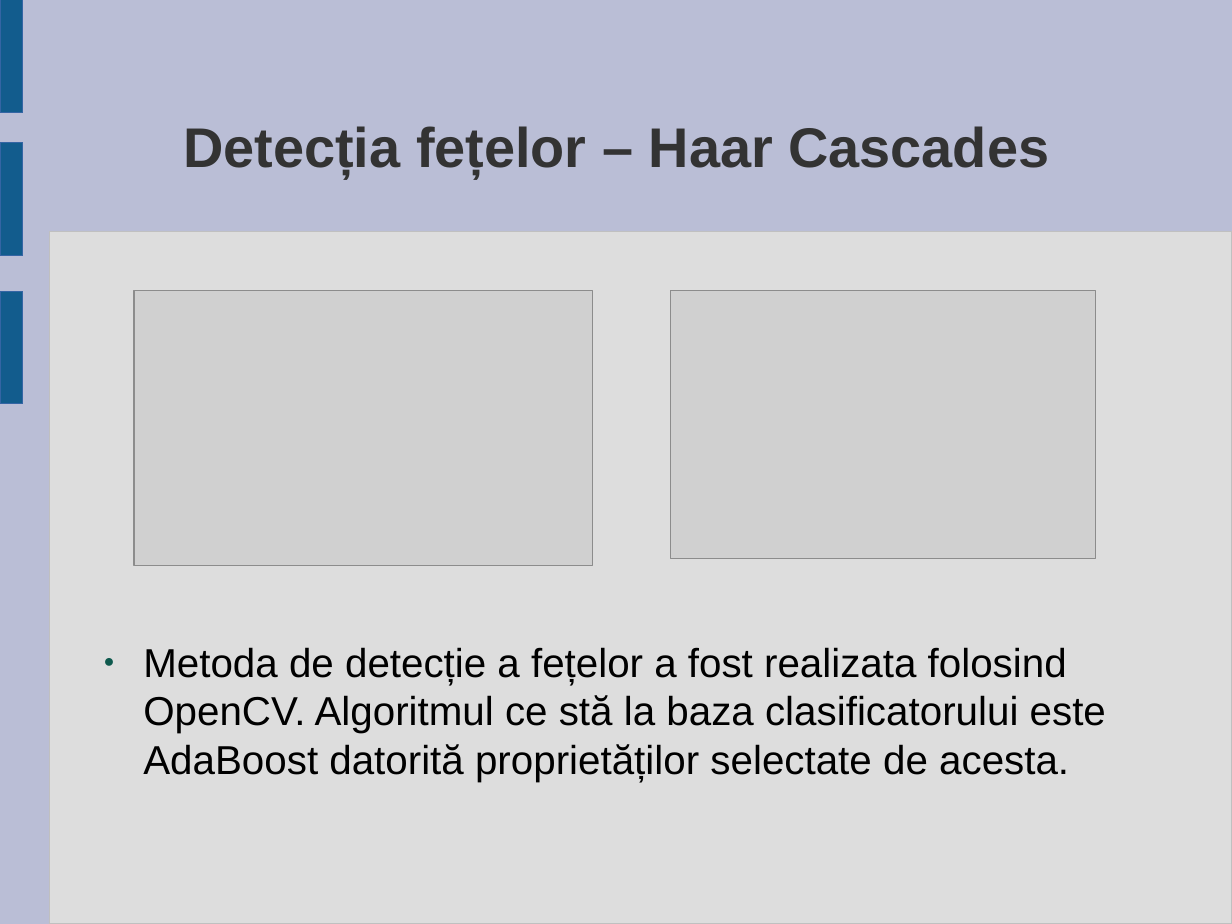
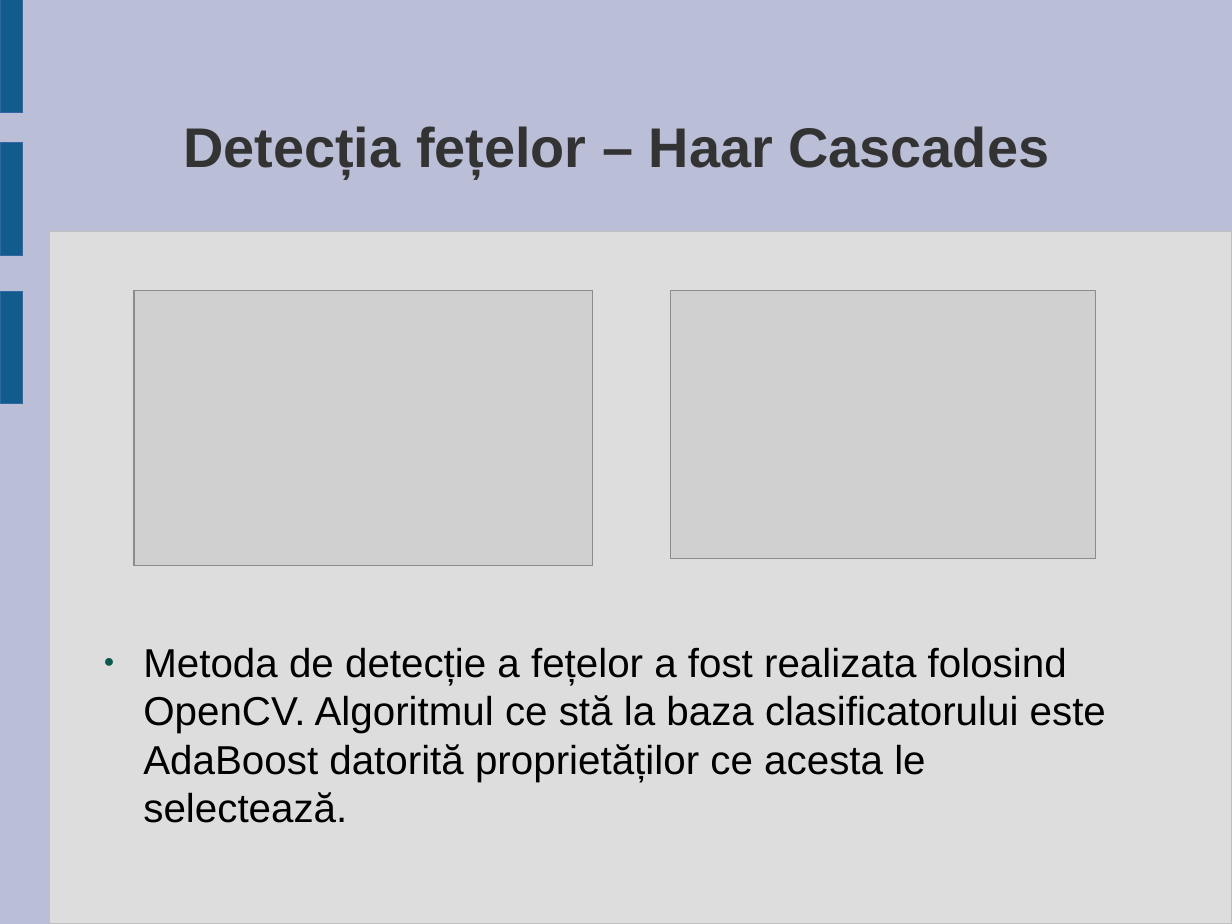
Before and after one commit to andreiherdes/licenta, a slide deck: slide 11 of Licenta2018HerdesAndrei/licenta-prezentare.odp (slide 13 before the commit). Drawn at 1232x924 pixels with LibreOffice and Linux fonts; fonts in the diff are those of the drawing; grey boxes stand for pictures. Boxes give left, top, right and bottom in pixels: in the first picture for what was removed or moved away, otherwise in the second. Text is boxed around its words. In the diff, an @@ line names an element or a change of style, - is before the commit and + after.

Commit message:
Updated the presentation

```diff
--- a/Licenta2018HerdesAndrei/licenta-prezentare.odp
+++ b/Licenta2018HerdesAndrei/licenta-prezentare.odp
@@ text at box(143, 647, 1106, 823): text changed @@
-● Metoda de detecție a fețelor a fost realizata folosind OpenCV. Algoritmul ce stă la baza clasificatorului este AdaBoost datorită proprietăților selectate de acesta.
+● Metoda de detecție a fețelor a fost realizata folosind OpenCV. Algoritmul ce stă la baza clasificatorului este AdaBoost datorită proprietăților ce acesta le selectează.
```
Also in this commit, not shown: 1 other slide changed, 3 slides added, 4 slides removed, 1 other file.
